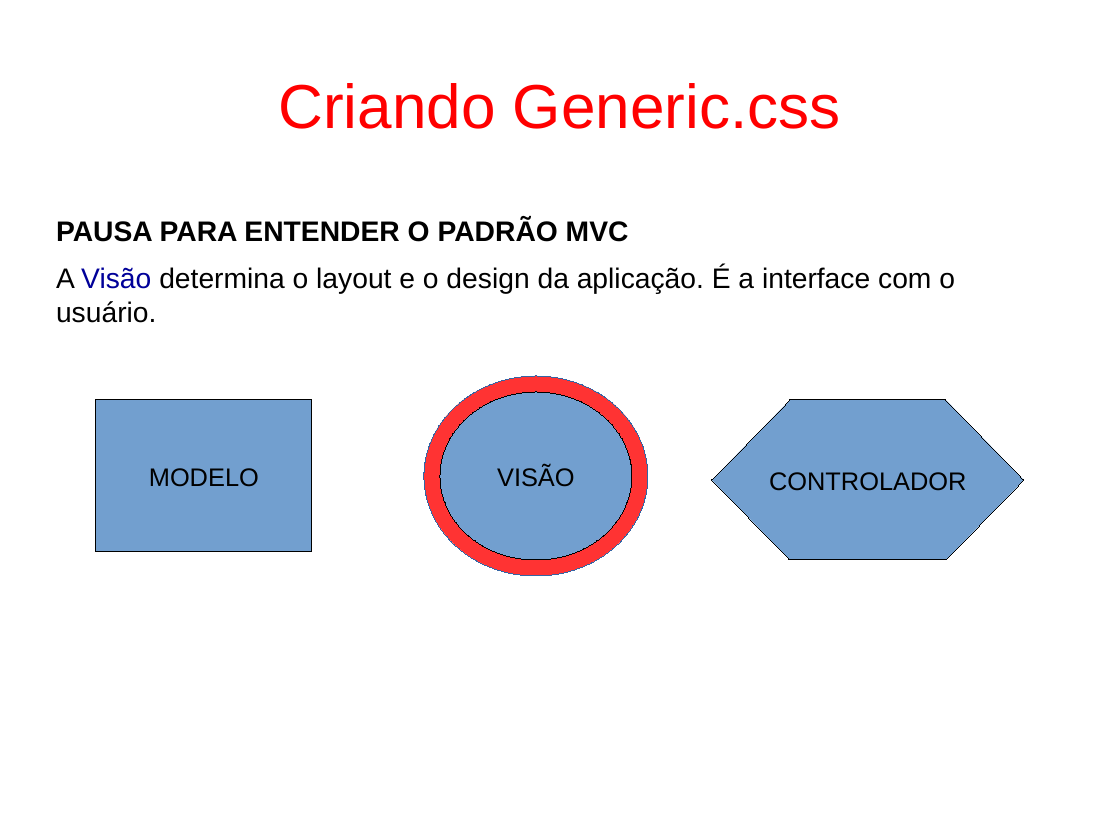
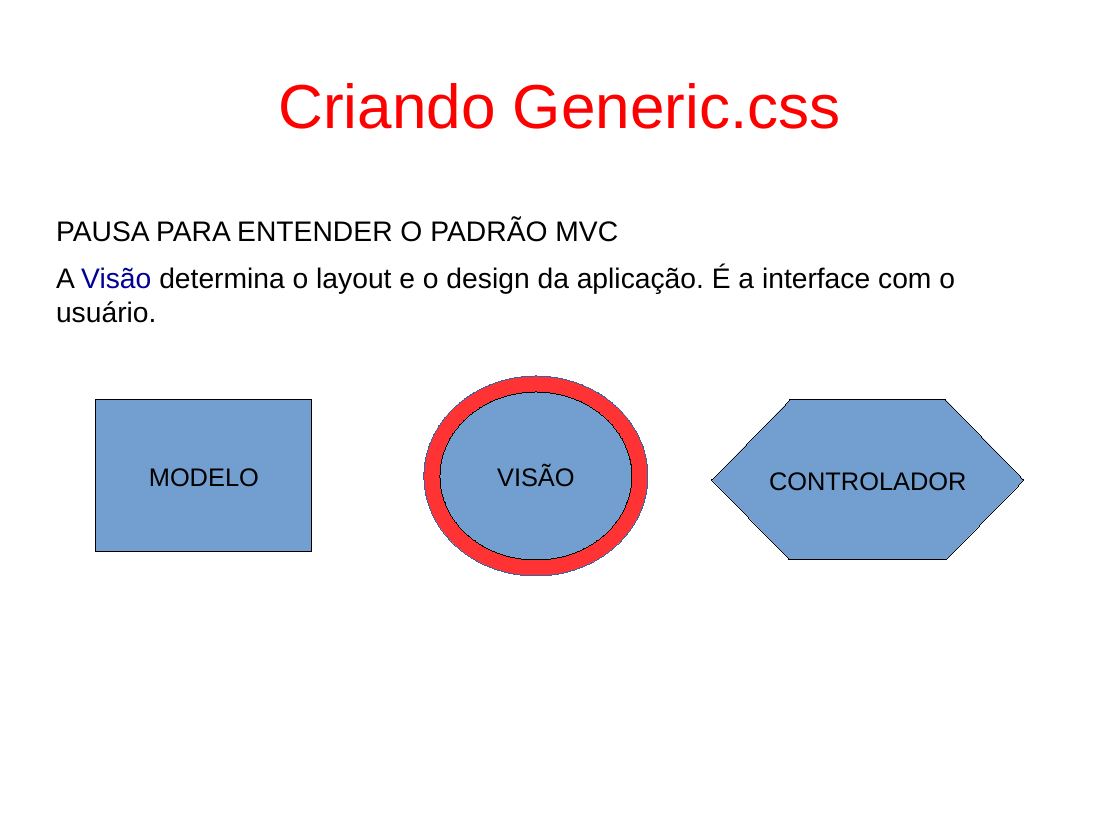
Before and after one commit to fgsl/lojasacme, a slide deck: slide 51 of docs/tutorial.odp. Drawn at 1120x840 pixels with LibreOffice and Linux fonts; fonts in the diff are those of the drawing. Boxes give left, top, right and bottom in pixels: in the first picture for what was removed or moved away, otherwise in the second. Text is boxed around its words. In the diff, an @@ line names an element or a change of style, - is before the commit and + after.

```diff
--- a/docs/tutorial.odp
+++ b/docs/tutorial.odp
@@ text at [56, 219, 618, 242]: bold off in "PAUSA PARA ENTENDER O PADRÃO MVC" @@
```
Also in this commit, not shown: 108 other slides changed, 35 slides added.
